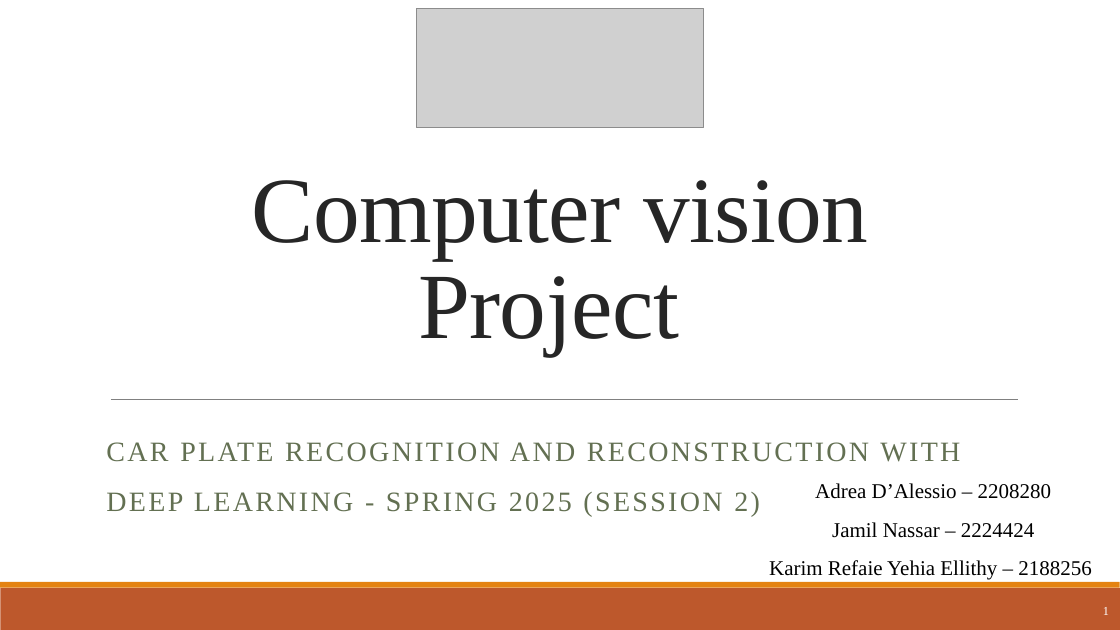
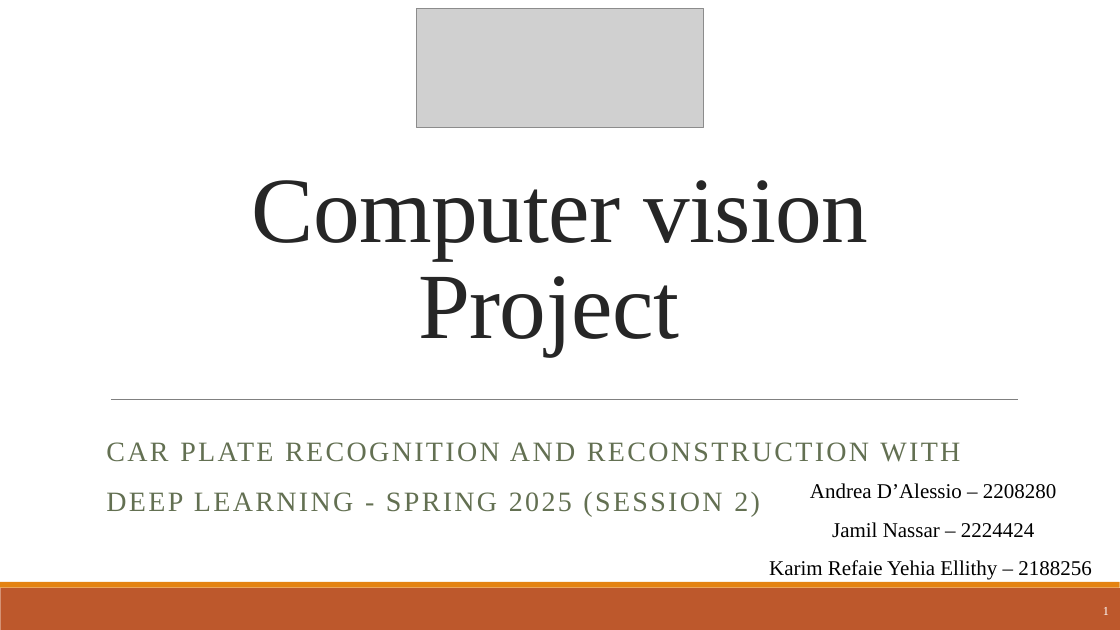
Before and after one commit to andrea-dalessio/CVProject4_final, a slide deck: slide 1 of presentation_CV_Final.pptx. Drawn at 1120x630 pixels with LibreOffice and Linux fonts; fonts in the diff are those of the drawing; grey boxes stand for pictures. Boxes give left, top, right and bottom in pixels: in the first picture for what was removed or moved away, otherwise in the second. Text is boxed around its words. In the diff, an @@ line names an element or a change of style, - is before the commit and + after.

```diff
--- a/presentation_CV_Final.pptx
+++ b/presentation_CV_Final.pptx
@@ text at [810, 483, 1056, 499]: text changed @@
-Adrea D’Alessio – 2208280
+Andrea D’Alessio – 2208280
```
Also in this commit, not shown: 5 other slides changed, 1 slide added, 1 slide removed, 1 other file.
